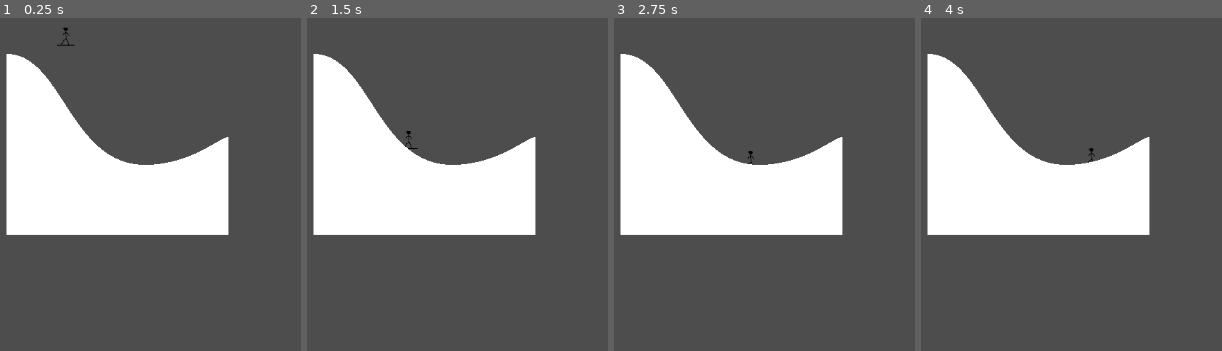
Above: before the commit, frames 1-4 (left to right).
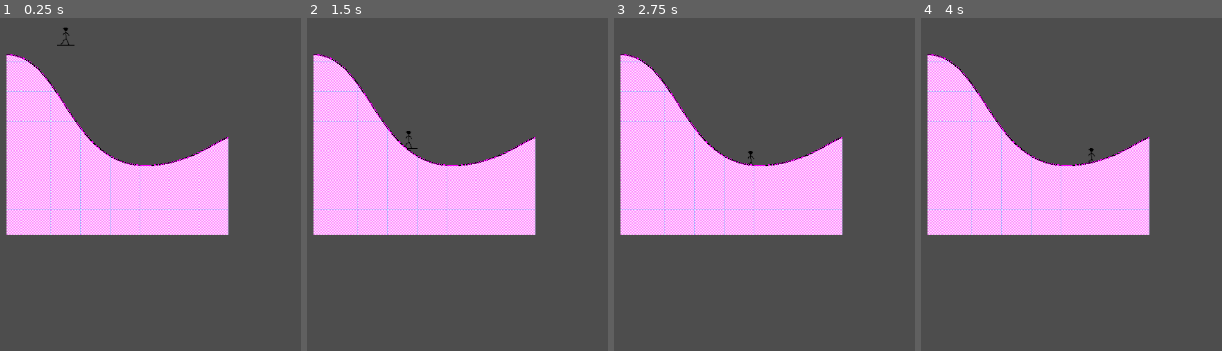
Above: after the commit, the same moments.

Repository: D-Mielewczyk/mask-a-ride
Game: Godot game, scene res://scenes/main.tscn
The game is run twice, just before and just after one commit, with the same random seed, the same clock (stepped at 60 frames per second) and the same inputs.
Inputs:
- Up to frame 1 (0.25 s): no input
- Up to frame 2 (1.5 s): tap Enter at 1.25 s
- Up to frame 3 (2.75 s): no input
- Up to frame 4 (4 s): tap Space at 2.75 s; tap Enter at 3.5 s

The runs differ from the first frame. In frame 1, 24% of the frame differs, in the area x 1-77%, y 10-66%; in frame 2, 24%; in frame 3, 24%; in frame 4, 24%.

Commit message:
world generation

Diff:
--- a/scenes/downhill.tscn
+++ b/scenes/downhill.tscn
@@ -1,6 +1,8 @@
 [gd_scene format=3 uid="uid://b6jfxqhhlr681"]
 
 [ext_resource type="Script" uid="uid://bsqow8fgvs5f6" path="res://scripts/ramp.gd" id="1_5vib2"]
+[ext_resource type="Texture2D" uid="uid://kagex78umunf" path="res://assets/placeholer1.png" id="2_ck653"]
+[ext_resource type="Texture2D" uid="uid://dppri1feyyyt8" path="res://assets/placeholder2.png" id="3_w6daa"]
 
 [node name="downhill" type="Node2D" unique_id=1582961432]
 
@@ -11,10 +13,17 @@
 curve_power_end = 0.1
 
 [node name="Polygon2D" type="Polygon2D" parent="StaticBody2D" unique_id=617543657]
+texture_filter = 2
+texture_repeat = 2
+texture = ExtResource("2_ck653")
+texture_scale = Vector2(100, 100)
 polygon = PackedVector2Array(0, -800, 18.498337, -799.42017, 36.506226, -797.7051, 54.042984, -794.89136, 71.12793, -79 …(3358 unchanged characters)…
 
 [node name="Line2D" type="Line2D" parent="StaticBody2D" unique_id=1199815644]
+texture_repeat = 2
 points = PackedVector2Array(0, -800, 18.498337, -799.42017, 36.506226, -797.7051, 54.042984, -794.89136, 71.12793, -791 …(3338 unchanged characters)…
+texture = ExtResource("3_w6daa")
+texture_mode = 1
 
 [node name="CollisionPolygon2D" type="CollisionPolygon2D" parent="StaticBody2D" unique_id=2057314079]
 polygon = PackedVector2Array(0, -800, 18.498337, -799.42017, 36.506226, -797.7051, 54.042984, -794.89136, 71.12793, -79 …(3358 unchanged characters)…
--- a/scenes/terrain.tscn
+++ /dev/null
@@ -1,3 +0,0 @@
-[gd_scene format=3 uid="uid://v8uxsci4jjgh"]
-
-[node name="Terrain" type="StaticBody2D"]
--- /dev/null
+++ b/scenes/terrain_chunk.tscn
@@ -0,0 +1,14 @@
+[gd_scene format=3 uid="uid://v8uxsci4jjgh"]
+
+[ext_resource type="Script" uid="uid://d2lhq20ud4day" path="res://scripts/world_gen.gd" id="1_6g70i"]
+
+[node name="Terrain" type="StaticBody2D" unique_id=1901744907]
+script = ExtResource("1_6g70i")
+
+[node name="Line2D" type="Line2D" parent="." unique_id=394490234]
+
+[node name="Polygon2D" type="Polygon2D" parent="." unique_id=2033786195]
+
+[node name="CollisionPolygon2D" type="CollisionPolygon2D" parent="." unique_id=268486641]
+
+[node name="VisibleOnScreenNotifier2D" type="VisibleOnScreenNotifier2D" parent="." unique_id=1871452081]
--- /dev/null
+++ b/scenes/world.tscn
@@ -0,0 +1,8 @@
+[gd_scene format=3 uid="uid://ch16615gmuibv"]
+
+[ext_resource type="Script" uid="uid://dcif4hlgulvic" path="res://scripts/terrain_manager.gd" id="1_nnsk1"]
+
+[node name="World" type="Node" unique_id=1185056397]
+
+[node name="TerrainMngt" type="Node2D" parent="." unique_id=1921307693]
+script = ExtResource("1_nnsk1")
--- /dev/null
+++ b/scripts/terrain_manager.gd
@@ -0,0 +1,36 @@
+extends Node2D
+
+# Załaduj scenę chunka (przeciągnij plik .tscn w inspektorze lub wpisz ścieżkę)
+var chunk_scene = preload("res://scenes/terrain_chunk.tscn")
+
+var next_spawn_pos = Vector2(0, 300) # Startujemy na wysokości Y=300
+var active_chunks = []
+
+# Gracz (referencja, żeby wiedzieć, gdzie generować teren)
+@export var player_node: Node2D
+
+func _ready():
+	# Generujemy 3 kawałki na start
+	for i in range(3):
+		spawn_chunk()
+
+func _process(delta):
+	# Jeśli gracz nie jest przypisany, nic nie rób (żeby nie wywaliło błędu)
+	if not player_node: return
+
+	# Sprawdź, czy gracz zbliża się do końca ostatniego chunka
+	# next_spawn_pos.x to koniec świata. Jeśli gracz jest bliżej niż 2000px:
+	if player_node.position.x > next_spawn_pos.x - 2000:
+		spawn_chunk()
+
+func spawn_chunk():
+	var new_chunk = chunk_scene.instantiate()
+	add_child(new_chunk)
+
+	# Generuj teren zaczynając od punktu zakończenia poprzedniego
+	new_chunk.generate_terrain(next_spawn_pos)
+
+	# Zaktualizuj punkt startowy dla następnego
+	next_spawn_pos = new_chunk.get_end_point()
+
+	active_chunks.append(new_chunk)
--- /dev/null
+++ b/scripts/world_gen.gd
@@ -0,0 +1,91 @@
+extends StaticBody2D
+
+# Konfiguracja "Krzywizny" i "Hopek"
+@export var chunk_width: float = 1920.0  # Szerokość jednego kawałka terenu
+@export var num_hills: int = 4           # Ile górek na jeden kawałek (zagęszczenie)
+@export var height_variation: float = 200.0 # Jak bardzo góra/dół skacze Y
+@export var hill_roughness: float = 0.5  # Siła "wygięcia" (0 = płasko, 1 = pętle)
+
+# Zmienne wewnętrzne
+var end_point_world: Vector2  # Tu zapiszemy, gdzie ten chunk się kończy
+
+func generate_terrain(start_world_pos: Vector2):
+	# Ustawiamy ten chunk w miejscu startu (w osi X)
+	position = Vector2(start_world_pos.x, 0)
+
+	# Ponieważ przesunęliśmy cały węzeł (position),
+	# nasze punkty lokalne zaczynamy od X=0.
+	# Ale Y musimy dopasować do Y poprzedniego chunka.
+	var local_start_y = start_world_pos.y
+
+	var curve = Curve2D.new()
+
+	# --- PUNKT STARTOWY (Połączenie z poprzednim terenem) ---
+	# Żeby było gładko, control_out powinien być "w prawo"
+	curve.add_point(Vector2(0, local_start_y), Vector2.ZERO, Vector2(100, 0))
+
+	# --- GENEROWANIE GÓREK (HOPEK) ---
+	var segment_step = chunk_width / num_hills
+	var current_x = 0.0
+	var current_y = local_start_y
+
+	for i in range(num_hills):
+		current_x += segment_step
+
+		# 1. Losuj nową wysokość (baza + losowość)
+		# Używamy randf_range, żeby teren szedł trochę w dół, trochę w górę
+		var target_y = current_y + randf_range(-height_variation, height_variation)
+
+		# Ogranicznik, żeby nie poszło za wysoko/nisko w nieskończoność
+		target_y = clamp(target_y, -500, 1000)
+
+		# 2. Losuj "Hopki" (Kształt krzywej)
+		# To jest sekret Alto: losowe wektory kontrolne
+		var handle_length = segment_step * hill_roughness
+
+		# in_handle: wejście w górkę (w lewo)
+		var in_vec = Vector2(-handle_length * randf_range(0.5, 1.2), 0)
+		# Możesz dodać lekkie pochylenie Y do rączek, żeby były ostrzejsze szczyty:
+		in_vec.y = randf_range(-50, 50)
+
+		# out_handle: wyjście z górki (w prawo)
+		var out_vec = Vector2(handle_length * randf_range(0.5, 1.2), 0)
+		out_vec.y = randf_range(-50, 50)
+
+		# Dodaj punkt do krzywej
+		curve.add_point(Vector2(current_x, target_y), in_vec, out_vec)
+
+		# Zapamiętaj Y dla następnej pętli
+		current_y = target_y
+
+	# --- BUDOWANIE GEOMETRII ---
+	curve.bake_interval = 20.0
+	var baked_points = curve.get_baked_points()
+	var poly_points = PackedVector2Array(baked_points)
+
+	# Zamykanie do dołu (fundament)
+	poly_points.append(Vector2(chunk_width, 2000))
+	poly_points.append(Vector2(0, 2000))
+
+	# Przypisanie do węzłów
+	$Polygon2D.polygon = poly_points
+	$CollisionPolygon2D.polygon = poly_points
+	$Line2D.points = baked_points # Śnieg tylko na wierzchu
+
+	# --- WYGENERUJ UV (Dla tekstury ziemi) ---
+	var uv_points = PackedVector2Array()
+	for p in poly_points:
+		uv_points.append(p / 100.0) # Skalowanie tekstury
+	$Polygon2D.uv = uv_points
+
+	# Oblicz punkt końcowy w koordynatach świata (dla następnego chunka)
+	# local_end_point to (chunk_width, current_y)
+	end_point_world = position + Vector2(chunk_width, current_y)
+
+# Funkcja zwracająca, gdzie ten chunk się kończy
+func get_end_point():
+	return end_point_world
+
+# Sprzątanie terenu, gdy wyjdzie poza ekran (ważne dla optymalizacji!)
+func _on_visible_on_screen_notifier_2d_screen_exited():
+	queue_free()
Not shown, added: scripts/terrain_manager.gd.uid
Not shown, added: scripts/world_gen.gd.uid
